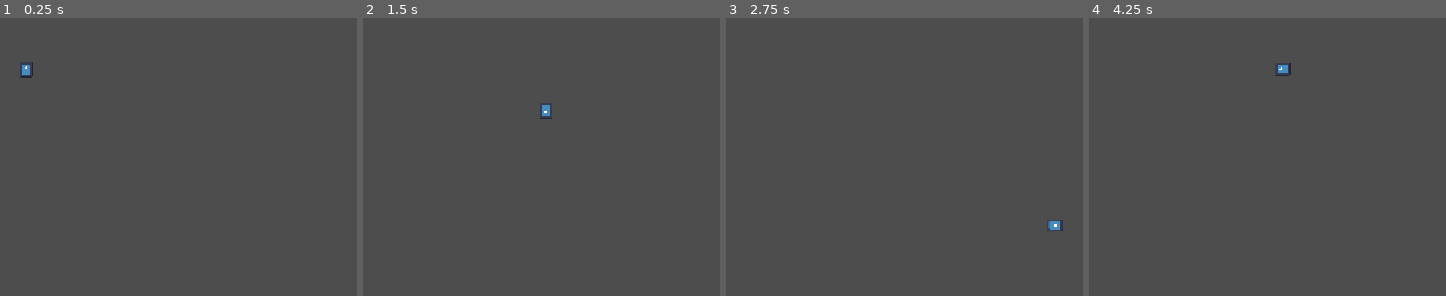
Above: before the commit, frames 1-4 (left to right).
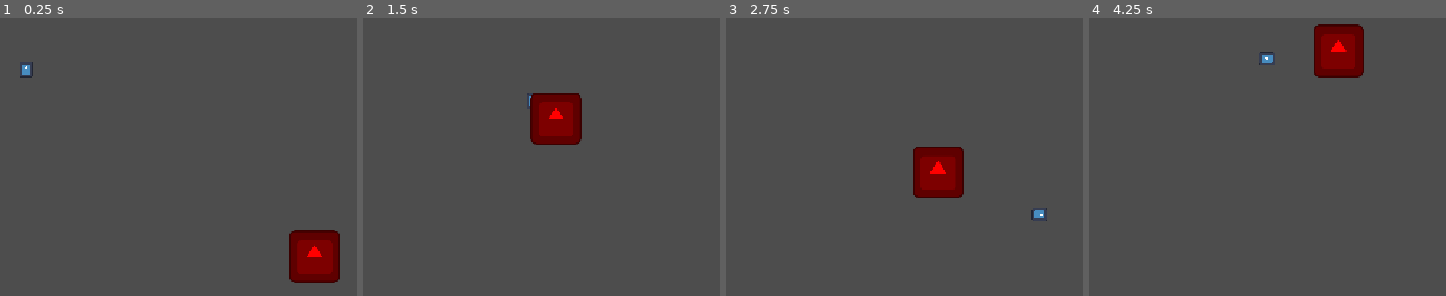
Above: after the commit, the same moments.

Repository: gitmobkab/rockets
Game: Godot game, scene res://Main.tscn
Two runs of this game, one before a commit and one after it. Both use one fixed random seed, a clock stepped at 60 frames per second and the inputs below. The engine's default icon, where the game draws it, is replaced by a stand-in: a white triangle on a blue panel in a dark square.
Inputs:
- Up to frame 1 (0.25 s): no input
- Up to frame 2 (1.5 s): hold Right (right) 0.53-1.28 s; hold Down (down) from 1.28 s (still down)
- Up to frame 3 (2.75 s): release Down (down) at 2.03 s; hold Right (right) from 2.03 s (still down)
- Up to frame 4 (4.25 s): release Right (right) at 2.78 s; hold Up (up) 2.78-3.53 s; hold Left (left) from 3.53 s (still down)

The runs differ from the first frame. In frame 1, 2.7% of the frame differs, in the area x 7-96%, y 17-96%; in frame 2, 2.7%; in frame 3, 2.8%; in frame 4, 2.9%, in the area x 47-78%, y 2-22%.

Commit message:
Add chaser_dumb character with movement logic and update player scene

Diff:
--- a/Main.tscn
+++ b/Main.tscn
@@ -1,8 +1,12 @@
 [gd_scene format=3 uid="uid://d85vpylwvs4w"]
 
 [ext_resource type="PackedScene" uid="uid://ckudr8chj1kgo" path="res://player.tscn" id="1_glv2v"]
+[ext_resource type="PackedScene" uid="uid://bm38gtrdsy6a7" path="res://chaser_dumb.tscn" id="2_uu6xs"]
 
-[node name="Node" type="Node" unique_id=494448974]
+[node name="Main" type="Node" unique_id=494448974]
 
-[node name="CharacterBody2D" parent="." unique_id=973859490 instance=ExtResource("1_glv2v")]
+[node name="player" parent="." unique_id=973859490 instance=ExtResource("1_glv2v")]
 position = Vector2(152, 104)
+
+[node name="chaser_dumb" parent="." unique_id=345094009 instance=ExtResource("2_uu6xs")]
+position = Vector2(584, 385)
--- /dev/null
+++ b/chaser_dumb.gd
@@ -0,0 +1,27 @@
+extends CharacterBody2D
+
+const PLAYER_NODE_PATH: String = "/root/Main/player"
+
+@export var SPEED: float = 240.0
+@export var MAX_STEERING_FORCE: float = 10.3
+
+var target: Vector2 = Vector2.ZERO
+var player_node: Node2D
+
+func _ready() -> void:
+	if get_node(PLAYER_NODE_PATH) == null :
+		print("[WARNING] :: Player not found in Scene Tree")
+		return
+
+	player_node = get_node(PLAYER_NODE_PATH)
+	target = player_node.global_position
+
+func _physics_process(_delta: float) -> void:
+
+	target = get_node(PLAYER_NODE_PATH).global_position
+	var direction: Vector2 = global_position.direction_to(target)
+	var desired_velocity: Vector2 = direction * SPEED
+	var steering: Vector2 = desired_velocity - velocity
+
+	velocity += steering.limit_length(MAX_STEERING_FORCE)
+	move_and_slide()
--- /dev/null
+++ b/chaser_dumb.tscn
@@ -0,0 +1,20 @@
+[gd_scene format=3 uid="uid://bm38gtrdsy6a7"]
+
+[ext_resource type="Script" uid="uid://deq8cehghqt8p" path="res://chaser_dumb.gd" id="1_qe012"]
+[ext_resource type="Texture2D" uid="uid://4q335xxs2p" path="res://icon.svg" id="2_k6pvk"]
+
+[sub_resource type="CircleShape2D" id="CircleShape2D_onrkg"]
+radius = 32.449963
+
+[node name="chaser_dumb" type="CharacterBody2D" unique_id=345094009]
+motion_mode = 1
+script = ExtResource("1_qe012")
+
+[node name="Sprite2D" type="Sprite2D" parent="." unique_id=1991541056]
+self_modulate = Color(1.764804, 0, 0, 1)
+scale = Vector2(0.5703125, 0.5859375)
+texture = ExtResource("2_k6pvk")
+
+[node name="CollisionShape2D" type="CollisionShape2D" parent="." unique_id=262112783]
+scale = Vector2(1.0000002, 1)
+shape = SubResource("CircleShape2D_onrkg")
--- a/player.gd
+++ b/player.gd
@@ -6,15 +6,14 @@
 
 func _physics_process(_delta: float) -> void:
 
-
 	var current_direction := Input.get_vector("left", "right", "up", "down")
 
 	if current_direction != Vector2.ZERO:
 		rotation = Vector2.UP.angle_to(current_direction)
 
-	var desired_velocity = current_direction * SPEED
-	var steering = desired_velocity - velocity
+	var desired_velocity: Vector2 = current_direction * SPEED
+	var steering: Vector2 = desired_velocity - velocity
 
-	velocity += steering
+	velocity += steering.limit_length(MAX_STEERING_FORCE)
 
 	move_and_slide()
--- a/player.tscn
+++ b/player.tscn
@@ -8,11 +8,13 @@
 height = 18.0
 
 [node name="CharacterBody2D" type="CharacterBody2D" unique_id=973859490]
+motion_mode = 1
 script = ExtResource("1_onrkg")
 
 [node name="CollisionShape2D" type="CollisionShape2D" parent="." unique_id=530477329]
 shape = SubResource("CapsuleShape2D_ic3pp")
 
 [node name="Sprite2D" type="Sprite2D" parent="." unique_id=672184040]
+texture_filter = 1
 scale = Vector2(0.140625, 0.1796875)
 texture = ExtResource("1_4flbx")
Not shown, added: chaser_dumb.gd.uid
